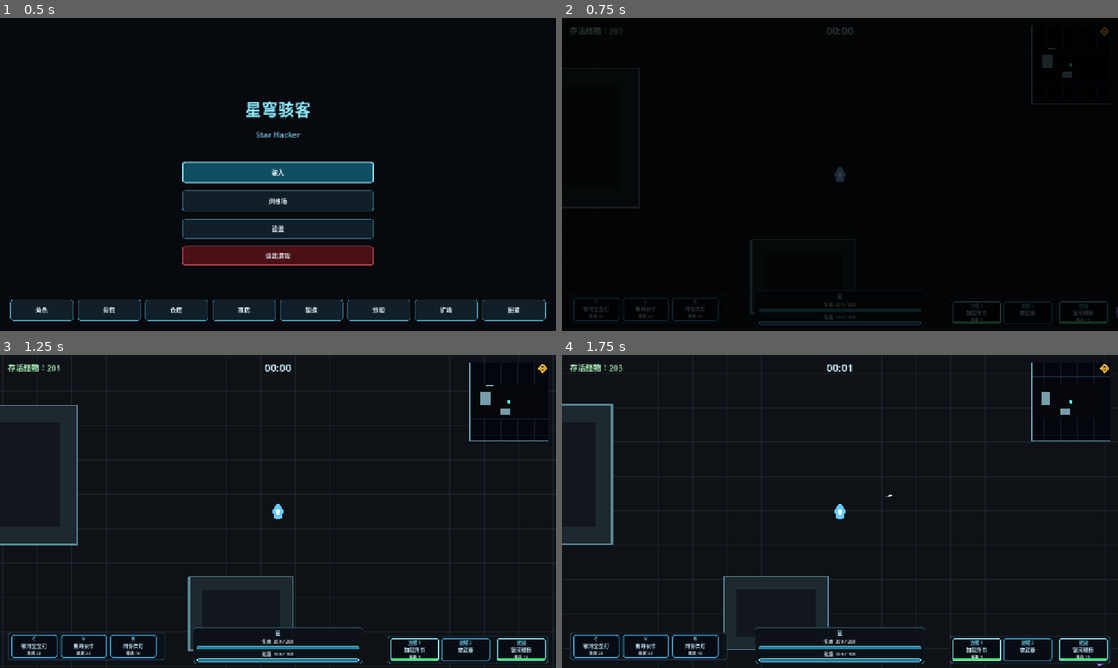
Above: before the commit, frames 1-4 (two rows, left to right).
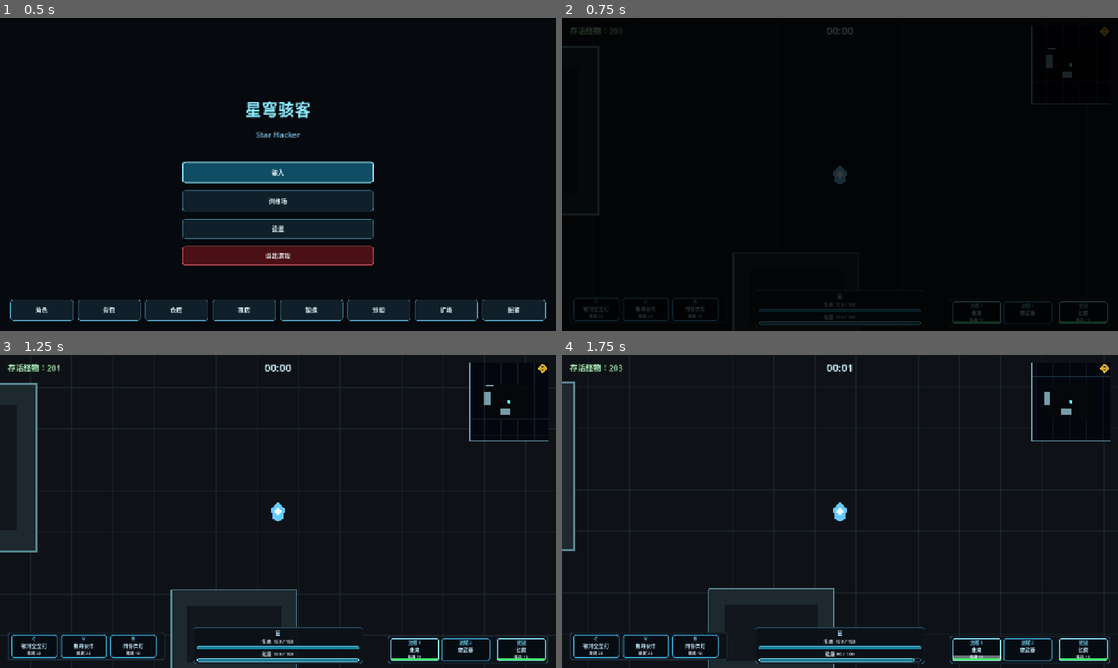
Above: after the commit, the same moments.

Repository: LisBam/StarHacker
Game: Godot game, scene res://scenes/ui/main_menu.tscn
The game is run twice, just before and just after one commit, with the same random seed, the same clock (stepped at 60 frames per second) and the same inputs.
Inputs (mouse positions are in pixels of both pictures, inside the frame that each line leads up to):
- Up to frame 1 (0.5 s): no input
- Up to frame 2 (0.75 s): click "骇入" at 0.5 s
- Up to frame 3 (1.25 s): no input
- Up to frame 4 (1.75 s): tap Enter at 1.25 s; move the mouse to (962, 495) at 1.27 s; hold D (move_right) from 1.28 s (still down); click (962, 495) at 1.35 s

Frame 1 is identical in both runs. In frame 2, 0.8% of the frame differs, in the area x 0-100%, y 8-100%; in frame 3, 1.2%; in frame 4, 1.5%, in the area x 0-99%, y 2-100%.

Commit message:
1. 调整新玩家初始装备为匕首和未来   2. 完善新玩家初始装备规则文档

Diff:
--- a/scenes/characters/player.tscn
+++ b/scenes/characters/player.tscn
@@ -9,8 +9,8 @@
 [ext_resource type="Script" uid="uid://c4nua6h4h6v0j" path="res://scripts/components/combat_stats_component.gd" id="7_stats"]
 [ext_resource type="Script" uid="uid://bnptom72jfqpo" path="res://scripts/components/inventory_component.gd" id="8_inventory"]
 [ext_resource type="Script" uid="uid://xouhfg5s44n0" path="res://scripts/components/equipment_component.gd" id="9_equipment"]
-[ext_resource type="Resource" uid="uid://ctsdbcjoa81nr" path="res://data/weapons/stelle/as_ive_written.tres" id="10_as_ive_written"]
-[ext_resource type="Resource" path="res://data/weapons/stelle/galactic_baseball_bat.tres" id="12_galactic_baseball_bat"]
+[ext_resource type="Resource" path="res://data/weapons/basic/future.tres" id="10_future"]
+[ext_resource type="Resource" path="res://data/weapons/basic/dagger.tres" id="12_dagger"]
 [ext_resource type="Script" uid="uid://pujjmsdixv2m" path="res://scripts/camera/combat_camera.gd" id="17_combat_camera"]
 [ext_resource type="Script" uid="uid://bkn4ecftio0so" path="res://scripts/components/equipment_set_component.gd" id="21_equipment_set"]
 [ext_resource type="Script" uid="uid://dfoha1yjp2fe0" path="res://scripts/components/active_skill_component.gd" id="22_active_skill"]
@@ -63,15 +63,15 @@
 
 [node name="InventoryComponent" type="Node" parent="." unique_id=990293600]
 script = ExtResource("8_inventory")
-initial_items = Array[Resource]([ExtResource("10_as_ive_written"), ExtResource("12_galactic_baseball_bat")])
+initial_items = Array[Resource]([ExtResource("10_future"), ExtResource("12_dagger")])
 
 [node name="EquipmentSetComponent" type="Node" parent="." unique_id=419476065]
 script = ExtResource("21_equipment_set")
 
 [node name="EquipmentComponent" type="Node" parent="." unique_id=1247807795]
 script = ExtResource("9_equipment")
-starting_ranged_weapons = Array[Resource]([ExtResource("10_as_ive_written")])
-starting_melee_weapon = ExtResource("12_galactic_baseball_bat")
+starting_ranged_weapons = Array[Resource]([ExtResource("10_future")])
+starting_melee_weapon = ExtResource("12_dagger")
 
 [node name="RangedAttackComponent" type="Node2D" parent="." unique_id=948818008]
 script = ExtResource("4_ranged_attack")
--- a/scripts/game/global_inventory.gd
+++ b/scripts/game/global_inventory.gd
@@ -35,6 +35,8 @@
 const DEFAULT_RANGED_SLOT_COUNT: int = 2
 ## 默认武器资源路径表；键为稳定 weapon_id，值为可重新加载的项目资源路径。
 const WEAPON_RESOURCE_PATHS: Dictionary = {
+	"dagger": "res://data/weapons/basic/dagger.tres",
+	"future": "res://data/weapons/basic/future.tres",
 	"as_ive_written": "res://data/weapons/stelle/as_ive_written.tres",
 	"galactic_baseball_bat": "res://data/weapons/stelle/galactic_baseball_bat.tres",
 }
@@ -57,10 +59,16 @@
 const DEFAULT_BACKPACK_WEAPON_IDS: Array[String] = []
 ## 默认远程装备标识；首次建立存档时依次装入两个远程槽。
 ## 星内容精简补充：当前只装备一把“如我所书”，第二个远程槽保持为空且不会复制同一模板。
-const DEFAULT_RANGED_WEAPON_IDS: Array[String] = ["as_ive_written"]
+## 当前默认远程武器；新建存档仅在第一个远程槽装备基础武器“未来”，第二个远程槽保持为空，运行时不应修改。
+## 兼容说明：旧注释保留以说明历史配置；实际发放始终以本常量的当前值为准。
+const DEFAULT_RANGED_WEAPON_IDS: Array[String] = ["future"]
 ## 默认近战装备标识；首次建立存档时装入近战槽。
 ## 星内容精简补充：当前近战初始武器为“银河球棒”。
-const DEFAULT_MELEE_WEAPON_ID: String = "galactic_baseball_bat"
+## 当前默认近战武器；新建存档在唯一近战槽装备基础武器“匕首”，运行时不应修改。
+## 兼容说明：旧注释保留以说明历史配置；实际发放始终以本常量的当前值为准。
+const DEFAULT_MELEE_WEAPON_ID: String = "dagger"
+## 默认防具标识；新建存档只按此数组发放防具，默认空数组表示头部、躯干、腿部和脚部装备槽都为空，运行时不应修改。
+const DEFAULT_ARMOR_EQUIPMENT_IDS: Array[String] = []
 ## 默认局外星穹数量；首次建立存档时为 0，星穹只能通过出售仓库物品增加且不会进入战斗。
 const DEFAULT_STARTING_COINS: int = 0
 ## 战斗失败默认保留比例；默认 0.5，使背包内每件武器和每颗资源长期平均各保留 50%。
@@ -1666,12 +1674,14 @@
 
 	# 默认近战资源；取值为相位刃模板深拷贝，加载失败时保持空槽。
 	# 星内容精简补充：当前默认标识指向银河球棒，仍保持相同的深拷贝与空槽容错规则。
+	# 当前近战配置；实际读取 DEFAULT_MELEE_WEAPON_ID，默认加载“匕首”，缺失时仍保留空槽以避免中断存档创建。
 	var melee_resource: Resource = _load_weapon_resource(DEFAULT_MELEE_WEAPON_ID)
 	if melee_resource != null:
 		_melee_equipment_record = _create_record(melee_resource)
 	# 默认防具；首次存档为四个部位各装备一件基础装备，便于直接体验完整属性链路。
 	# 星内容精简补充：当前装备路径表只包含四件开拓者套装，因此新存档会直接装备完整套装。
-	for equipment_id in EQUIPMENT_RESOURCE_PATHS.keys():
+	# 当前默认防具清单；为空时保持四个防具槽为空，填入合法 equipment_id 后才会在新存档中创建对应装备记录。
+	for equipment_id in DEFAULT_ARMOR_EQUIPMENT_IDS:
 		var equipment_resource: Resource = _load_equipment_resource(str(equipment_id))
 		if equipment_resource == null:
 			continue
Not shown, changed: docs/游戏机制与玩法内容.md
